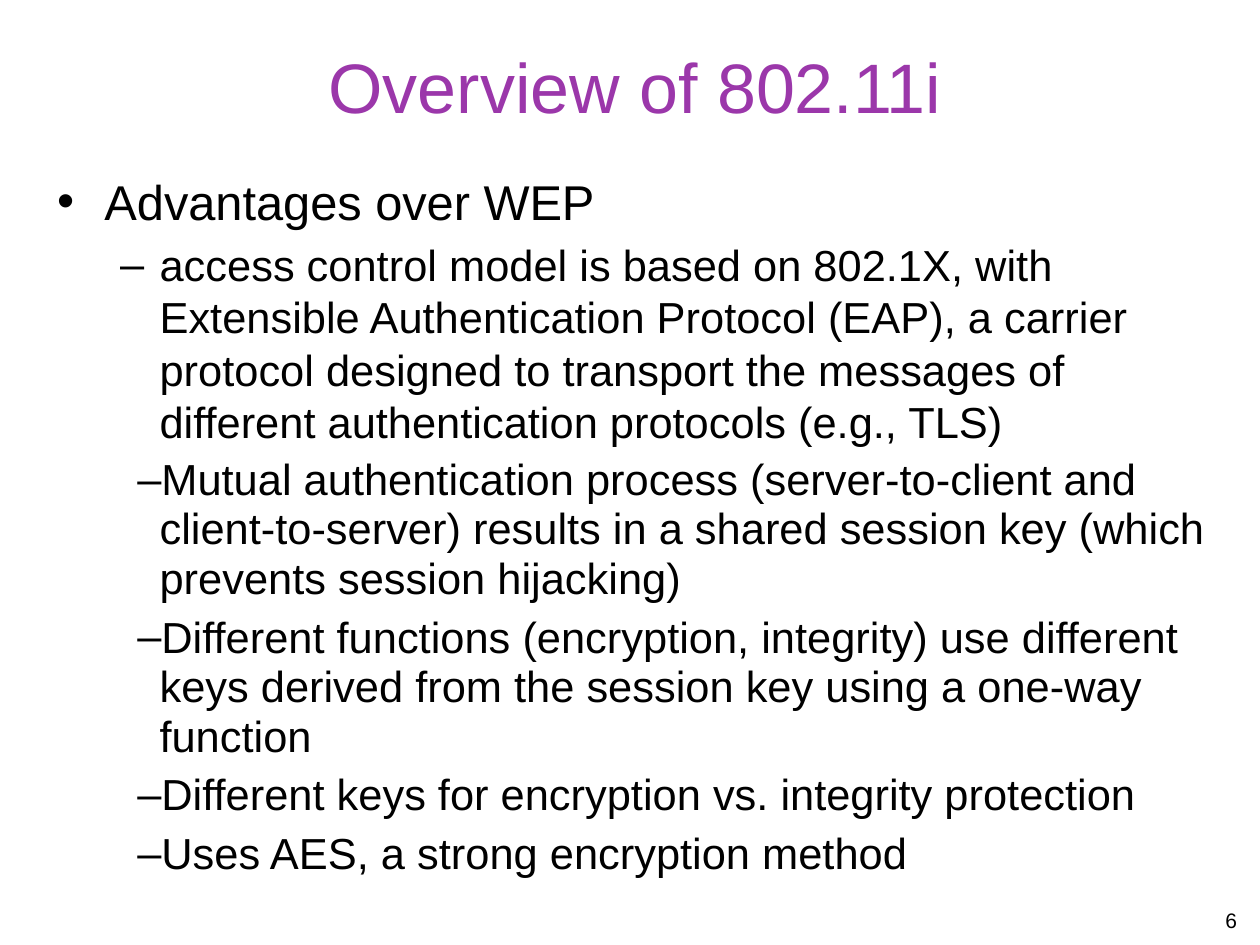
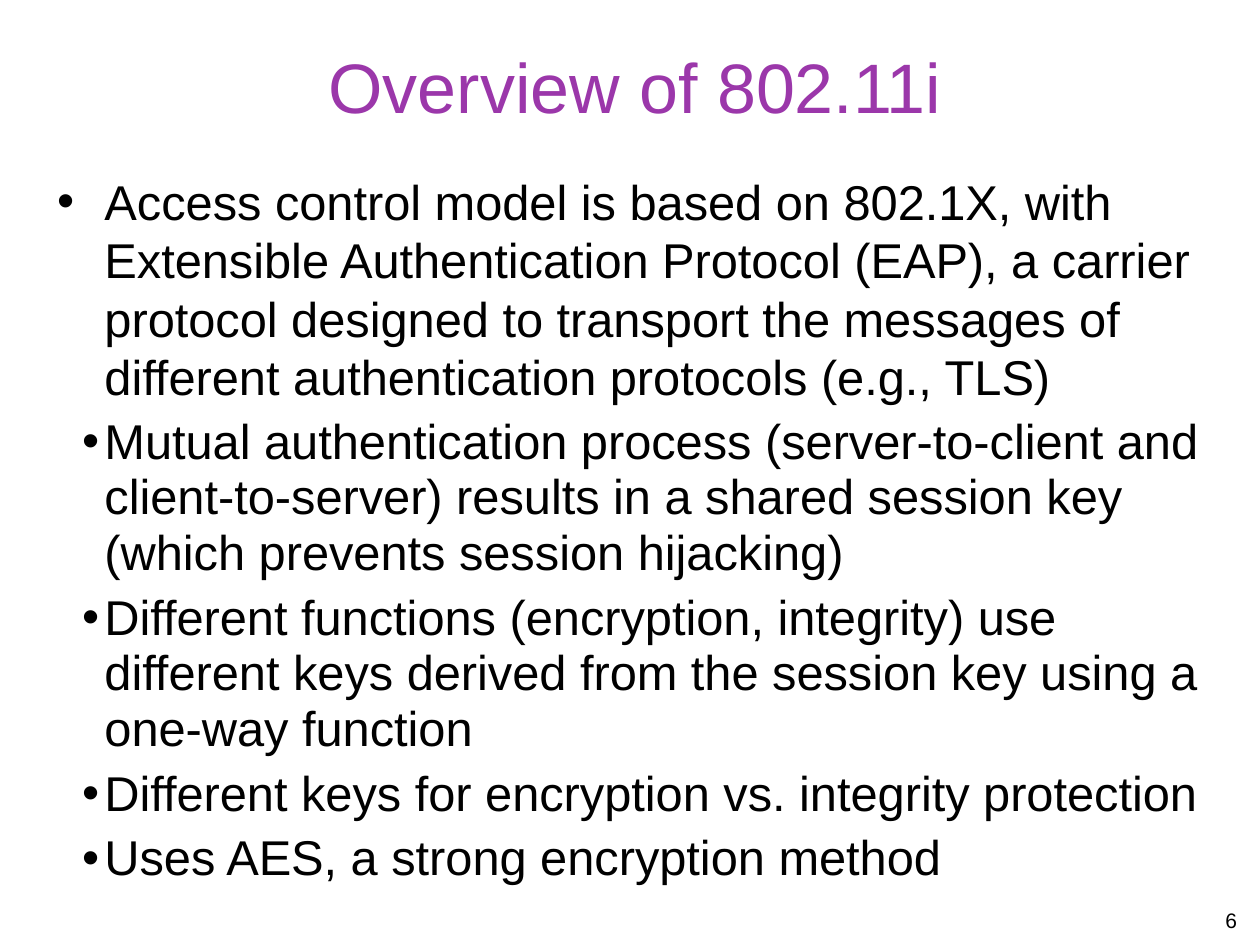
Before and after one commit to gulaoshi/gu.github.io, a slide deck: slide 6 of InfoSec/PPTs/L15-CH24-Wireless Mobile Security.pptx. Drawn at 1260x945 pixels with LibreOffice and Linux fonts; fonts in the diff are those of the drawing. Boxes give left, top, right and bottom in pixels: in the first picture for what was removed or moved away, otherwise in the second. Text is boxed around its words. In the diff, an @@ line names an element or a change of style, - is before the commit and + after.

```diff
--- a/InfoSec/PPTs/L15-CH24-Wireless Mobile Security.pptx
+++ b/InfoSec/PPTs/L15-CH24-Wireless Mobile Security.pptx
@@ text at (x1=104, y1=184, x2=1190, y2=405): text changed; size 24.8 to 27.9 pt @@
-• Advantages over WEP
-  – access control model is based on 802.1X, with Extensible Authentication Protocol (EAP), a carrier protocol designed to transport the messages of different authentication protocols (e.g., TLS)
+• Access control model is based on 802.1X, with Extensible Authentication Protocol (EAP), a carrier protocol designed to transport the messages of different authentication protocols (e.g., TLS)
@@ text at (x1=104, y1=423, x2=1198, y2=885): size 24.8 to 27.9 pt in "Mutual authentication process (server-to-client and client-t ...", "Different functions (encryption, integrity) use different ke ...", "Different keys for encryption vs. integrity protection", "Uses AES, a strong encryption method"; bullet – to •; list level 2 to 1 in "Mutual authentication process (server-to-client and ..."; list level 2 to 1 in "Different functions (encryption, integrity) use ..."; list level 2 to 1 in "Different keys for encryption vs. ..."; list level 2 to 1 in "Uses AES, a strong encryption ..." @@
```
Also in this commit, not shown: 11 other slides changed, 1 slide removed, 3 other files.
